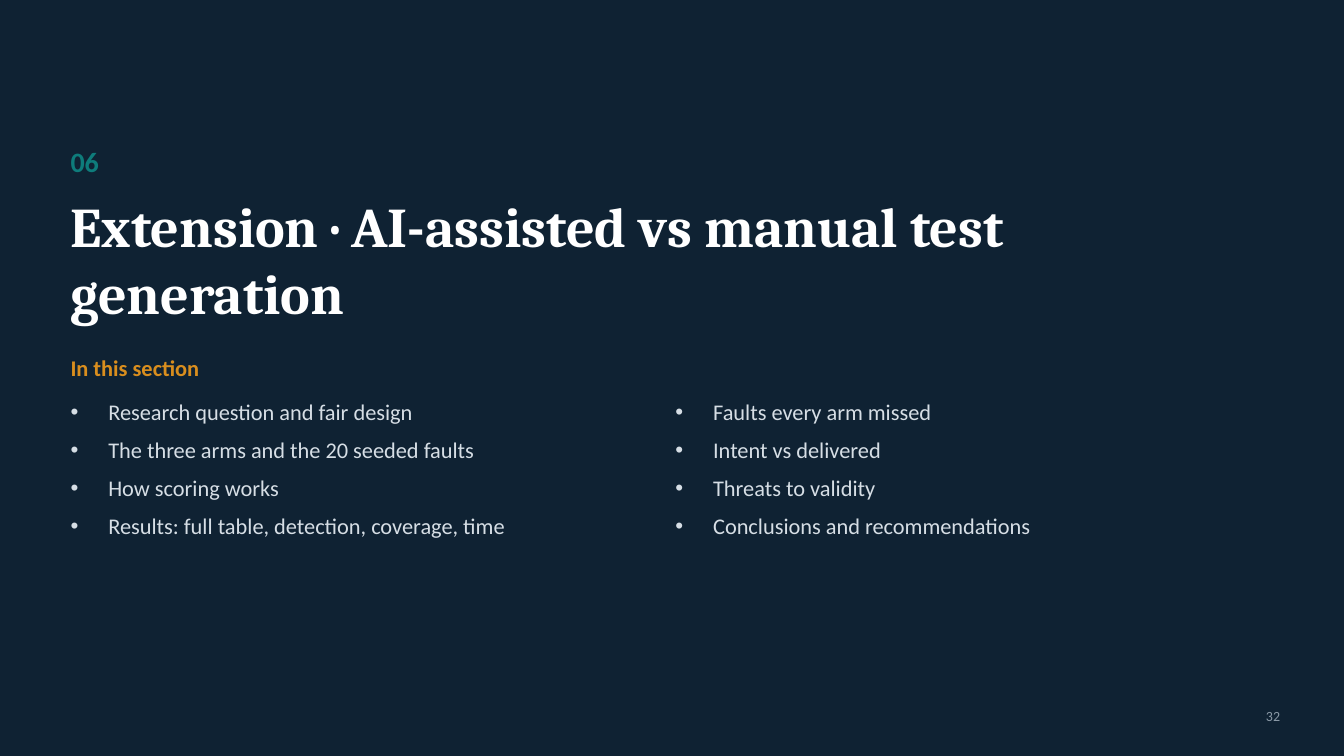
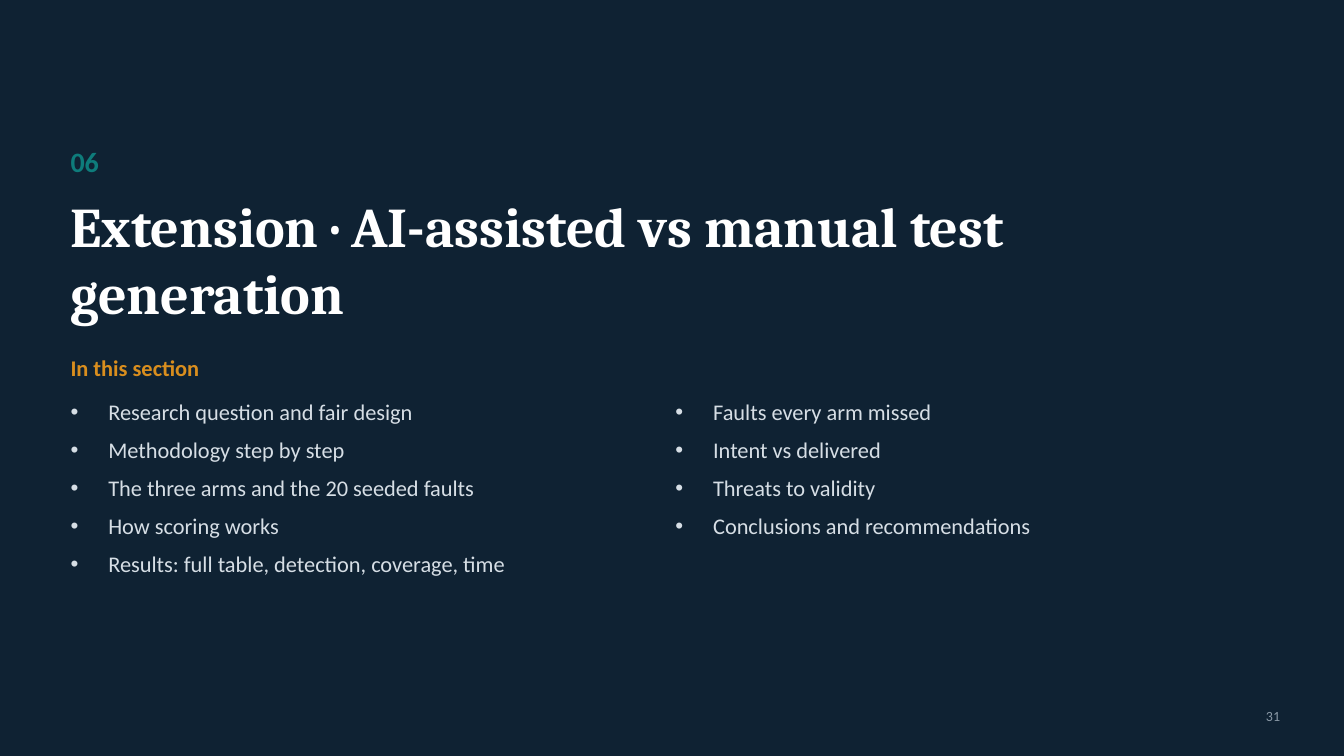
Before and after one commit to erotufelixpascal/SEFS-Cryptosystems-Assignment2, a slide deck: slide 31 of slides/Group 6 SEFS Progress v9.pptx (slide 32 before the commit). Drawn at 1344x756 pixels with LibreOffice and Linux fonts; fonts in the diff are those of the drawing. Boxes give left, top, right and bottom in pixels: in the first picture for what was removed or moved away, otherwise in the second. Text is boxed around its words. In the diff, an @@ line names an element or a change of style, - is before the commit and + after.

```diff
--- a/slides/Group 6 SEFS Progress v9.pptx
+++ b/slides/Group 6 SEFS Progress v9.pptx
@@ text at bbox=[108, 442, 345, 462]: paragraph added @@
+• Methodology step by step
@@ text at bbox=[1266, 712, 1280, 721]: text changed @@
-32
+31
```
Also in this commit, not shown: 32 other slides changed, 7 other files.
